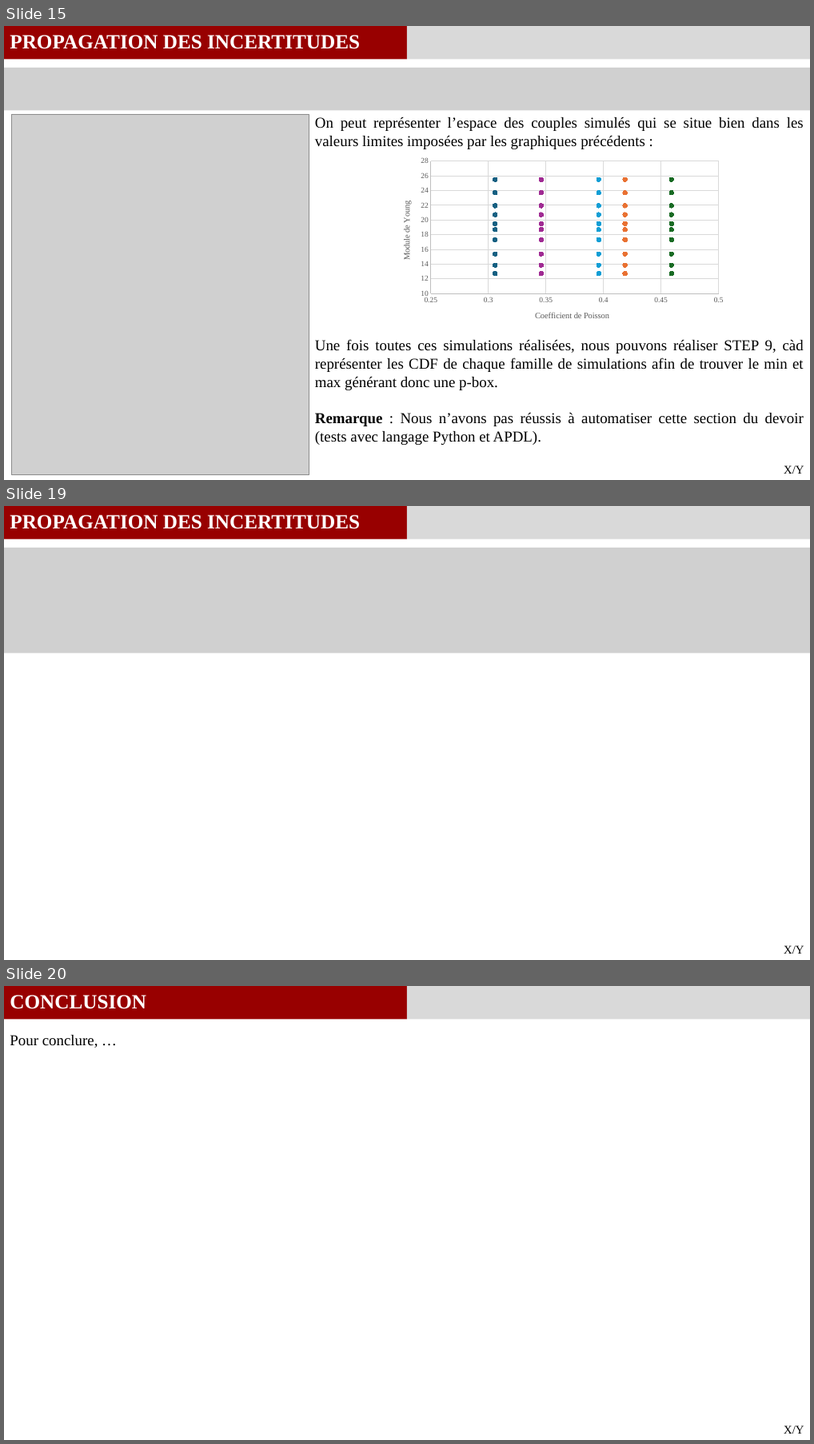
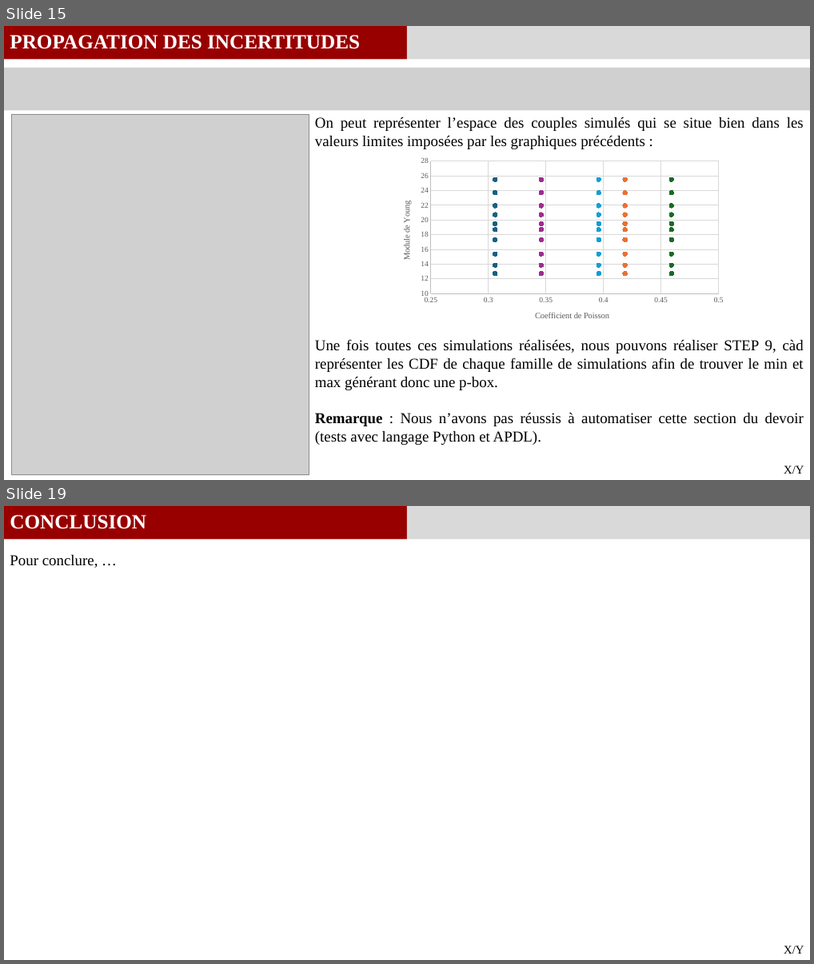
Before and after one commit to GauthierBRUNEL/MEC8211_projet, a slide deck: 03_Rapport/Rapport_Projet.pptx. Shown one above the other, each under a label of ours: slides 15, 19 and 20 before the commit, slides 15 and 19 after it; the slides between them are not shown. The pictures are 814x1444 and 814x964 pixels, drawn with LibreOffice and Linux fonts; fonts in the diff are those of the drawing; grey boxes stand for pictures. Boxes give left, top, right and bottom in pixels: in the first picture for what was removed or moved away, otherwise in the second. Text is boxed around its words. In the diff, an @@ line names an element or a change of style, - is before the commit and + after.

```diff
--- a/03_Rapport/Rapport_Projet.pptx
+++ b/03_Rapport/Rapport_Projet.pptx
@@ slide 19 removed at (x1=4, y1=506, x2=810, y2=960), background #FFFFFF @@
@@ rectangle removed at (x1=4, y1=506, x2=407, y2=540) @@
@@ text removed at (x1=10, y1=515, x2=360, y2=529) @@
-PROPAGATION DES INCERTITUDES
@@ rectangle removed at (x1=407, y1=506, x2=810, y2=540) @@
@@ picture removed at (x1=4, y1=548, x2=810, y2=653) @@
@@ text removed at (x1=784, y1=945, x2=804, y2=953) @@
-X/Y
@@ what was slide 20 is now slide 19 @@
```
Also in this commit, not shown: 4 slides changed, 21 other files.
